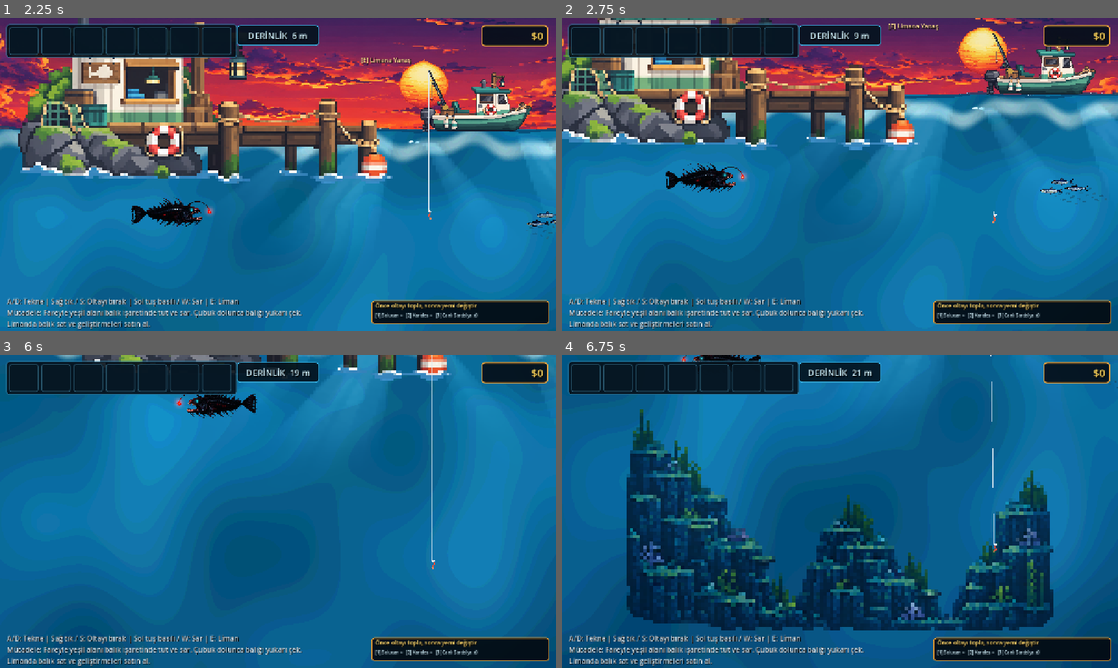
Above: before the commit, frames 1-4 (two rows, left to right).
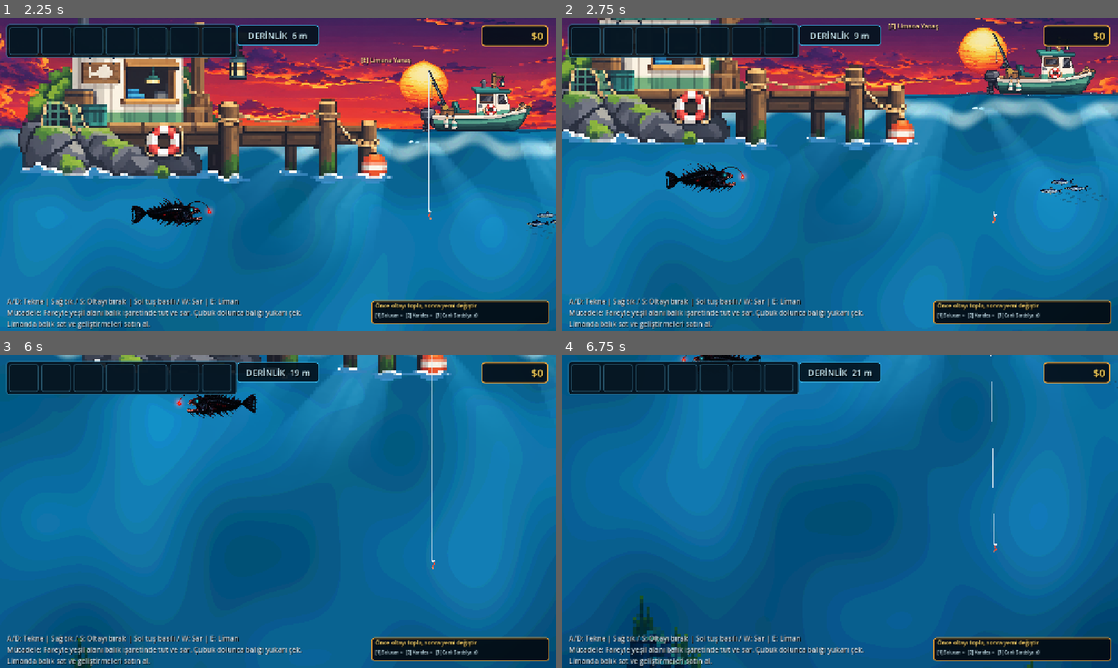
Above: after the commit, the same moments.

Repository: mirackayademir/TinyFisher
Game: Godot game, scene res://scenes/world.tscn
Two runs of this game, one before a commit and one after it. Both use one fixed random seed, a clock stepped at 60 frames per second and the inputs below.
Inputs (mouse positions are in pixels of both pictures, inside the frame that each line leads up to):
- Up to frame 1 (2.25 s): tap Enter at 0.5 s; move the mouse to (400, 158) at 0.52 s; hold D (move_right) 0.53-1.28 s; tap E (dock) at 0.6 s; click (400, 158) at 0.67 s; move the mouse to (166, 190) at 1.27 s; hold S 1.28-2.03 s; tap 1 at 1.35 s; move the mouse to (333, 105) at 2.02 s; hold D (move_right) from 2.03 s (still down); tap 2 at 2.1 s
- Up to frame 2 (2.75 s): keep holding D (move_right)
- Up to frame 3 (6 s): move the mouse to (250, 574) at 2.77 s; release D (move_right) at 2.78 s; hold W 2.78-3.53 s; tap one key every 0.75 s from 2.85 s: 3 E (dock) 1 2 3; click (250, 574) at 2.92 s; move the mouse to (444, 558) at 3.52 s; hold A (move_left) 3.53-5.03 s; move the mouse to (111, 464) at 4.27 s; move the mouse to (305, 511) at 5.02 s; hold S 5.03-5.78 s; click (305, 511) at 5.17 s; move the mouse to (194, 433) at 5.77 s; hold D (move_right) from 5.78 s (still down)
- Up to frame 4 (6.75 s): move the mouse to (962, 495) at 6.52 s; release D (move_right) at 6.53 s; hold W from 6.53 s (still down); tap E (dock) at 6.6 s

Frame 1 is identical in both runs. In frame 2, less than 0.1% of the frame differs, in the area x 86-95%, y 51-57%; in frame 3, 0.1%; in frame 4, 25%, in the area x 11-89%, y 17-100%.

Commit message:
Place reef naturally in world depth without pop-in

Diff:
--- a/scenes/underwater_terrain_runtime.gd
+++ b/scenes/underwater_terrain_runtime.gd
@@ -1,30 +1,34 @@
 extends Node
 
-# TinyFisher 20-100m fake-3D arka-plan terrain.
+# TinyFisher fake-3D arka-plan terrain.
 # Onaylanan terrain gorseli TEK PARCA kullanilir.
-# Tile / tekrar / dev dunya stretch YOK.
-# 1280x720 oyun kadrajina oran korunarak oturur ve 20-100m boyunca kamerayi izler.
-# Collision yoktur; baliklar ve kanca terrain'in onunden gecer.
+# Tile / tekrar / 20-100m stretch YOK.
+# Gorsel dunyada sabit bir Y derinliginde durur; kamera asagi indikce DOGAL olarak kadraja girer.
+# X ekseninde kamera kadrajina hizali kalir. Collision yoktur; baliklar ve kanca onunden gecer.
 
 const TERRAIN_TEXTURE_PATH: String = "res://assets/environment/terrain/underwater_terrain_20_100.png"
 const TERRAIN_NODE_NAME: String = "UnderwaterReefTerrain20To100"
-const LAYOUT_VERSION: int = 7
-const START_DEPTH_METERS: float = 20.0
-const END_DEPTH_METERS: float = 100.0
+const LAYOUT_VERSION: int = 8
+
+# Kamera 720px yukseklikte oldugu icin terrain'i tam 20m dunya-Y'sine koyarsak
+# oyuncu 20m'ye gelmeden alt kenari gorur. 24m civari baslatmak, terrain'in ekrana
+# yaklasik 20m civarinda yavasca girmesini saglar.
+const TERRAIN_ART_TOP_DEPTH_METERS: float = 24.0
 
 var _scene_id: int = 0
 var _world: Node2D = null
-var _hook: Node2D = null
 var _camera: Camera2D = null
 var _terrain_root: Node2D = null
 var _terrain_sprite: Sprite2D = null
 var _terrain_texture: Texture2D = null
 var _load_failed: bool = false
+var _drawn_height: float = 0.0
+var _terrain_center_y: float = 0.0
 
 
 func _ready() -> void:
 	process_mode = Node.PROCESS_MODE_ALWAYS
-	print("UNDERWATER TERRAIN V7: tek kadraj / tekrar yok / collision yok")
+	print("UNDERWATER TERRAIN V8: world-depth placement / no pop-in / no tile")
 
 
 func _process(_delta: float) -> void:
@@ -37,32 +41,33 @@
 	if current_id != _scene_id:
 		_scene_id = current_id
 		_world = current_scene as Node2D
-		_hook = null
 		_camera = null
 		_terrain_root = null
 		_terrain_sprite = null
 		_load_failed = false
+		_drawn_height = 0.0
+		_terrain_center_y = 0.0
 
 	if _world == null:
 		return
 
-	_hook = _world.get_node_or_null("Boat/Hook") as Node2D
 	_camera = _world.get_node_or_null("Boat/Camera2D") as Camera2D
-	if _hook == null or _camera == null:
+	if _camera == null:
 		return
 
 	_ensure_terrain()
-	_update_terrain()
+	_update_horizontal_alignment()
 
 
 func _reset_refs() -> void:
 	_scene_id = 0
 	_world = null
-	_hook = null
 	_camera = null
 	_terrain_root = null
 	_terrain_sprite = null
 	_load_failed = false
+	_drawn_height = 0.0
+	_terrain_center_y = 0.0
 
 
 func _ensure_terrain() -> void:
@@ -83,6 +88,20 @@
 		push_error("UNDERWATER TERRAIN: texture boyutu gecersiz")
 		_load_failed = true
 		return
+
+	var viewport_size: Vector2 = get_viewport().get_visible_rect().size
+	if viewport_size.x <= 0.0:
+		viewport_size = Vector2(1280.0, 720.0)
+
+	# SADECE genislige sigdir. X/Y ayni scale: oran bozulmaz.
+	# Kaynak 16:9'a yakin oldugu icin 1280 genislikte yaklasik 700px yukseklik olur.
+	var fit_scale: float = viewport_size.x / source_size.x
+	_drawn_height = source_size.y * fit_scale
+
+	# Terrain'i dunyada gercek bir derinlige koy. Kamera asagi indikce sprite kadraja girer;
+	# depth==20 oldugunda visible=true gibi ani bir acilma YOK.
+	var terrain_top_y: float = _world_y_for_depth(TERRAIN_ART_TOP_DEPTH_METERS)
+	_terrain_center_y = terrain_top_y + _drawn_height * 0.5
 
 	_terrain_root = Node2D.new()
 	_terrain_root.name = TERRAIN_NODE_NAME
@@ -98,76 +117,61 @@
 	_terrain_sprite.texture = texture
 	_terrain_sprite.texture_filter = CanvasItem.TEXTURE_FILTER_NEAREST
 	_terrain_sprite.centered = true
+	_terrain_sprite.scale = Vector2.ONE * fit_scale
+	_terrain_sprite.position = Vector2.ZERO
 	_terrain_sprite.z_index = 0
-	# Biraz soluk: fake-3D arka plan hissi. Alpha kaybolacak kadar dusuk degil.
-	_terrain_sprite.modulate = Color(0.72, 0.83, 0.90, 0.78)
+	# Arka-plan hissi; DeepSeaAtmosphere zaten derinlige gore ekstra karartiyor.
+	_terrain_sprite.modulate = Color(0.76, 0.86, 0.92, 0.82)
 	_terrain_root.add_child(_terrain_sprite)
 
-	_fit_to_viewport(source_size)
-	print("UNDERWATER TERRAIN V7 OK | source=", source_size, " | single-frame=true | collision=OFF")
-
-
-func _fit_to_viewport(source_size: Vector2) -> void:
-	if _terrain_sprite == null:
-		return
-
-	var viewport_size: Vector2 = get_viewport().get_visible_rect().size
-	if viewport_size.x <= 0.0 or viewport_size.y <= 0.0:
-		viewport_size = Vector2(1280.0, 720.0)
-
-	# Orani ASLA bozma. Gorseli oyun dikdortgeninin icine sigdir.
-	# 384x211 kaynak yaklasik 16:9 oldugu icin 1280 kadrajda ~1280x703 olur.
-	var fit_scale: float = minf(
-		viewport_size.x / source_size.x,
-		viewport_size.y / source_size.y
+	_update_horizontal_alignment()
+
+	var pixels_per_meter: float = _pixels_per_meter()
+	var visual_depth_span: float = _drawn_height / maxf(pixels_per_meter, 0.001)
+	print(
+		"UNDERWATER TERRAIN V8 OK | source=", source_size,
+		" | drawn=", Vector2(viewport_size.x, _drawn_height),
+		" | top_depth=", TERRAIN_ART_TOP_DEPTH_METERS,
+		"m | approx_bottom_depth=", TERRAIN_ART_TOP_DEPTH_METERS + visual_depth_span,
+		"m | collision=OFF"
 	)
-	_terrain_sprite.scale = Vector2.ONE * fit_scale
-
-	# Asset alt hizali tasarlandi. Kadrajin altina oturt; kalan ufak bosluk ustte kalsin.
-	var drawn_height: float = source_size.y * fit_scale
-	_terrain_sprite.position = Vector2(0.0, (viewport_size.y - drawn_height) * 0.5)
-
-
-func _update_terrain() -> void:
-	if not is_instance_valid(_terrain_root) or not is_instance_valid(_terrain_sprite):
-		return
-
-	var depth_m: float = _current_depth_meters()
-	_terrain_root.visible = depth_m >= START_DEPTH_METERS and depth_m <= END_DEPTH_METERS
-	if not _terrain_root.visible:
-		return
-
-	# Tek 16:9 terrain resmi, onaylanan prototipteki gibi oyun kadrajini doldurur.
-	# Dunya boyunca tekrar etmez. Kamera nereye giderse o anki 1280x720 su kadrajina oturur.
-	var viewport_size: Vector2 = get_viewport().get_visible_rect().size
-	if viewport_size.x <= 0.0 or viewport_size.y <= 0.0:
-		viewport_size = Vector2(1280.0, 720.0)
-
-	var camera_center: Vector2 = _camera.global_position
-	var source_size: Vector2 = _terrain_texture.get_size()
-	var fit_scale: float = minf(viewport_size.x / source_size.x, viewport_size.y / source_size.y)
-	var drawn_height: float = source_size.y * fit_scale
-
-	# Sprite merkezi kamera merkezi. Asseti ekranin altina hizalamak icin kalan boslugu yukariya birak.
-	_terrain_root.global_position = camera_center + Vector2(0.0, (viewport_size.y - drawn_height) * 0.5)
-	_terrain_sprite.position = Vector2.ZERO
-
-
-func _current_depth_meters() -> float:
-	if _hook == null:
-		return 0.0
-	if not bool(_hook.get("deployed")):
-		return 0.0
-
-	var start_variant: Variant = _hook.get("start_position")
-	var max_depth_pixels: float = float(_hook.get("max_depth"))
-	var max_depth_meters: float = float(_hook.get("max_depth_meters"))
-	if not (start_variant is Vector2) or max_depth_pixels <= 0.0 or max_depth_meters <= 0.0:
-		return 0.0
-
-	var start_position: Vector2 = start_variant as Vector2
-	var depth_pixels: float = clampf(_hook.position.y - start_position.y, 0.0, max_depth_pixels)
-	return (depth_pixels / max_depth_pixels) * max_depth_meters
+
+
+func _update_horizontal_alignment() -> void:
+	if not is_instance_valid(_terrain_root) or not is_instance_valid(_camera):
+		return
+
+	# Y asla kamerayi takip etmez: terrain dunyada kendi derinliginde sabittir.
+	# X, 1280px kadraji her zaman doldurmak icin kamera merkezine hizalanir.
+	# Bu parallax degildir; terrain ekranda saga-sola bagimsiz kaymaz.
+	_terrain_root.global_position = Vector2(_camera.global_position.x, _terrain_center_y)
+
+
+func _pixels_per_meter() -> float:
+	var hook: Node2D = _world.get_node_or_null("Boat/Hook") as Node2D
+	if hook == null:
+		return 34.5
+
+	var max_depth_pixels: float = float(hook.get("max_depth"))
+	var max_depth_meters: float = float(hook.get("max_depth_meters"))
+	if max_depth_pixels <= 0.0 or max_depth_meters <= 0.0:
+		return 34.5
+
+	return max_depth_pixels / max_depth_meters
+
+
+func _world_y_for_depth(depth_meters: float) -> float:
+	var boat: Node2D = _world.get_node_or_null("Boat") as Node2D
+	var hook: Node2D = _world.get_node_or_null("Boat/Hook") as Node2D
+	if boat == null or hook == null:
+		return 392.6 + depth_meters * 34.5
+
+	var hook_start_y: float = hook.position.y
+	var start_variant: Variant = hook.get("start_position")
+	if start_variant is Vector2:
+		hook_start_y = (start_variant as Vector2).y
+
+	return boat.global_position.y + hook_start_y + depth_meters * _pixels_per_meter()
 
 
 func _load_png_direct() -> Texture2D:
